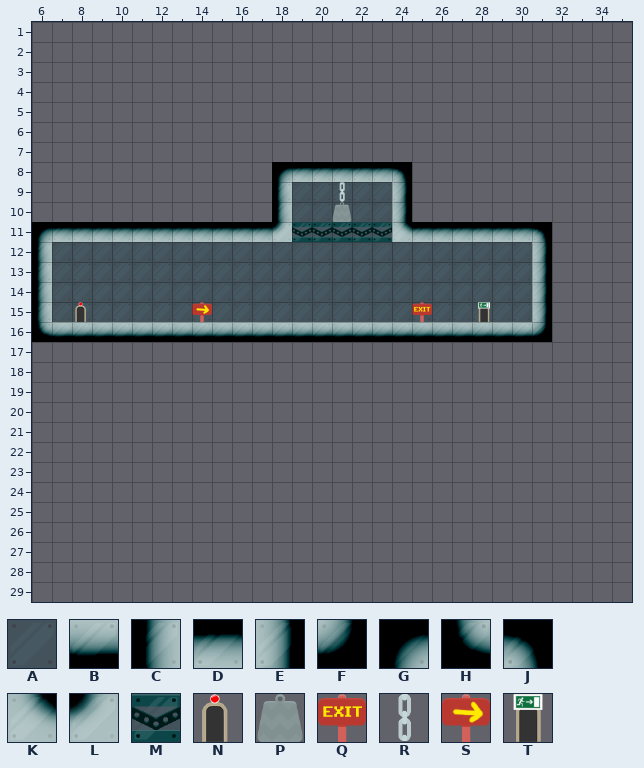
One commit to this Tiled map (JSON): assets/levels/level3.json. This is how it looked before the edit.
Cells are 70x70 px. Shown: x 6..35, y 1..29. The old version is drawn lined up with the new one.
Key: from "gradiented": A 1, B 2, C 3, D 4, E 5, F 6, G 7, H 8, J 9, K 11, L 12, M 14; from "objects": N 1, P 3, Q 4, R 5, S 6, T 8.
_ is an empty cell.
Objects are placed by their top-left corner, in cells (3,4 is the top-left corner of cell 3,4); size is 1x1 cell unless given.
Layer "Background" before, first column x 6:
 1 ______________________________
 2 ______________________________
 3 ______________________________
 4 ______________________________
 5 ______________________________
 6 ______________________________
 7 ______________________________
 8 ______________________________
 9 _____________AAAAA____________
10 _____________AAAAA____________
11 _____________MMMMM____________
12 _AAAAAAAAAAAAAAAAAAAAAAAA_____
13 _AAAAAAAAAAAAAAAAAAAAAAAA_____
14 _AAAAAAAAAAAAAAAAAAAAAAAA_____
15 _AAAAAAAAAAAAAAAAAAAAAAAA_____
16 ______________________________
17 ______________________________
18 ______________________________
19 ______________________________
20 ______________________________
21 ______________________________
22 ______________________________
23 ______________________________
24 ______________________________
25 ______________________________
26 ______________________________
27 ______________________________
28 ______________________________
29 ______________________________
Layer "Walls" before, first column x 6:
 1 ______________________________
 2 ______________________________
 3 ______________________________
 4 ______________________________
 5 ______________________________
 6 ______________________________
 7 ______________________________
 8 ____________GDDDDDJ___________
 9 ____________C_____E___________
10 ____________C_____E___________
11 GDDDDDDDDDDDL_____KDDDDDDJ____
12 C________________________E____
13 C________________________E____
14 C________________________E____
15 C________________________E____
16 HBBBBBBBBBBBBBBBBBBBBBBBBF____
17 ______________________________
18 ______________________________
19 ______________________________
20 ______________________________
21 ______________________________
22 ______________________________
23 ______________________________
24 ______________________________
25 ______________________________
26 ______________________________
27 ______________________________
28 ______________________________
29 ______________________________
Objects on layer "Objects" before:
P "Weight1" at 21,10
N "Start" at 8,15
T "Exit" at 28.1,15
New version:
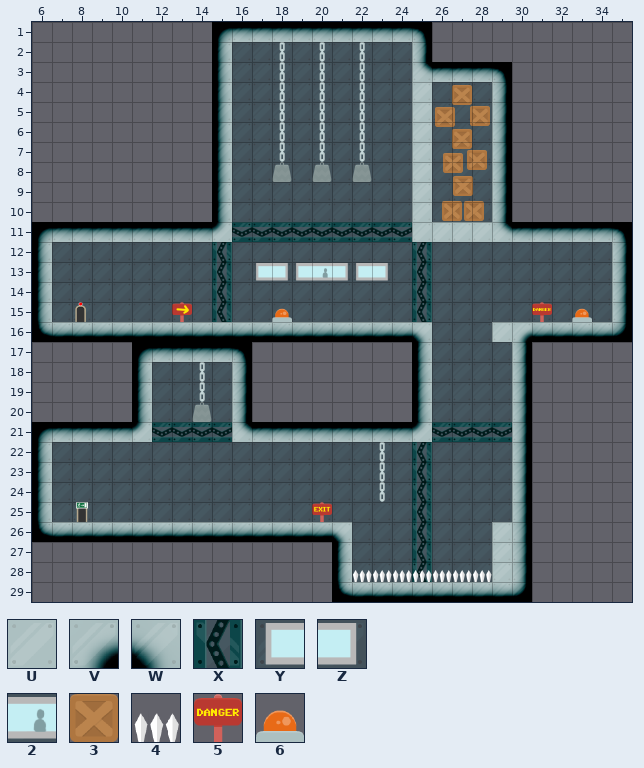
Further tiles: from "gradiented": U 0, V 10, W 13, X 15, Y 16, Z 18, 2 19; from "objects": 3 0, 4 2, 5 7, 6 9.
Commit: working on level 3 + added gravity cheat
Change:
Changed rows in their new state; . is an unchanged cell.
everything moved by +4,+7 cells (the old picture is shown already moved)
Layer "Background":
first column x 7:
 2 .........AAAAAAAAA..........
 3 .........AAAAAAAAA..........
 4 .........AAAAAAAAA.AAA......
 5 .........AAAAAAAAA.AAA......
 6 .........AAAAAAAAA.AAA......
 7 .........AAAAAAAAA.AAA......
 8 .........AAAAAAAAA.AAA......
 9 .........AAA.....A.AAA......
10 .........AAA.....A.AAA......
11 .........MMM.....M..........
12 ........X.........X.....AAAA
13 ........X.YZY2ZYZ.X.....AAAA
14 ........X.........X.....AAAA
15 ........X.........X.....AAAA
16 ...................AAA......
17 ...................AAAA.....
18 .....AAAA..........AAAA.....
19 .....AAAA..........AAAA.....
20 .....AAAA..........AAAA.....
21 .....MMMM..........MMMM.....
22 AAAAAAAAAAAAAAAAAAXAAAA.....
23 AAAAAAAAAAAAAAAAAAXAAAA.....
24 AAAAAAAAAAAAAAAAAAXAAAA.....
25 AAAAAAAAAAAAAAAAAAXAAAA.....
26 ...............AAAXAAA......
27 ...............AAAXAAA......
28 ...............AAAXAAA......
Layer "Background Fluff":
first column x 18:
 2 R.R.R
 3 R.R.R
 4 R.R.R
 5 R.R.R
 6 R.R.R
 7 R.R.R
 9 ..._.
first column x 13:
15 S_.........._.....5
18 .R.................
19 .R.................
22 ..........R........
23 ..........R........
24 ..........R........
25 .......Q...........
Layer "Walls":
first column x 6:
 1 .........GDDDDDDDDDJ..........
 2 .........C.........E..........
 3 .........C.........KDDDJ......
 4 .........C.........U...E......
 5 .........C.........U...E......
 6 .........C.........U...E......
 7 .........C.........U...E......
 8 .........C.._______U...E......
 9 .........C.._....._U...E......
10 .........C.._....._U...E......
11 .........L___....._UUUUK.DDDDJ
12 ........................._...E
13 ........................._...E
14 ........................._...E
15 ........................._...E
16 ...................W___UVBBBBF
17 .....GDDDDJ........C....E.....
18 .....C....E........C....E.....
19 .....C....E........C....E.....
20 .....C....E........C....E.....
21 GDDDDL....KDDDDDDDDL....E.....
22 C.......................E.....
23 C.......................E.....
24 C.......................E.....
25 C.......................E.....
26 HBBBBBBBBBBBBBBW.......UE.....
27 ...............C.......UE.....
28 ...............C.......UE.....
29 ...............HBBBBBBBBF.....
Layer "Objects":
added: 3 at 27,4.1
added: 3 at 27.9,5.2
added: 3 at 26.1,5.3
added: 3 at 27,6.4
added: 3 at 27.8,7.4
added: 3 at 26.5,7.6
added: P "Weights1" at 18,8
added: P "Weights1" at 20,8
added: P "Weights1" at 22,8
added: 3 at 27,8.7
added: 3 at 27.6,9.9
added: 3 at 26.5,10
added: 6 "Switch_Weights1" at 18,15
added: 6 "Switch_DropBoxes" at 33,15
added: P at 14,20
added: T at 8,25
added: 4 at 22,28
added: 4 at 23,28
added: 4 at 24,28
added: 4 at 25,28
added: 4 at 26,28
added: 4 at 27,28
added: 4 at 28,28
removed: P "Weight1" at 21,10
removed: T "Exit" at 28.1,15
Pixel boxes of the changes (left, top, right, bottom) in both pictures:
changed: (32, 22, 632, 602)
